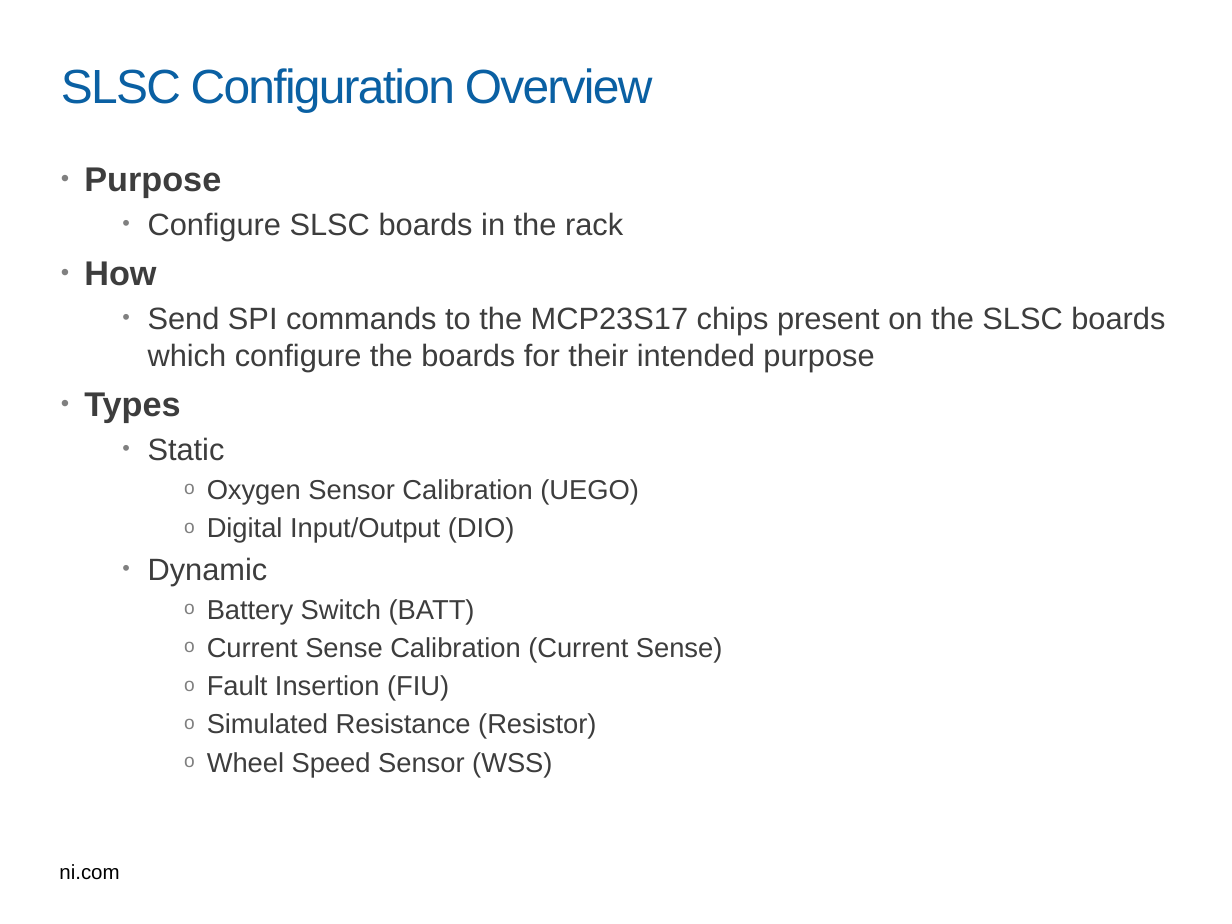
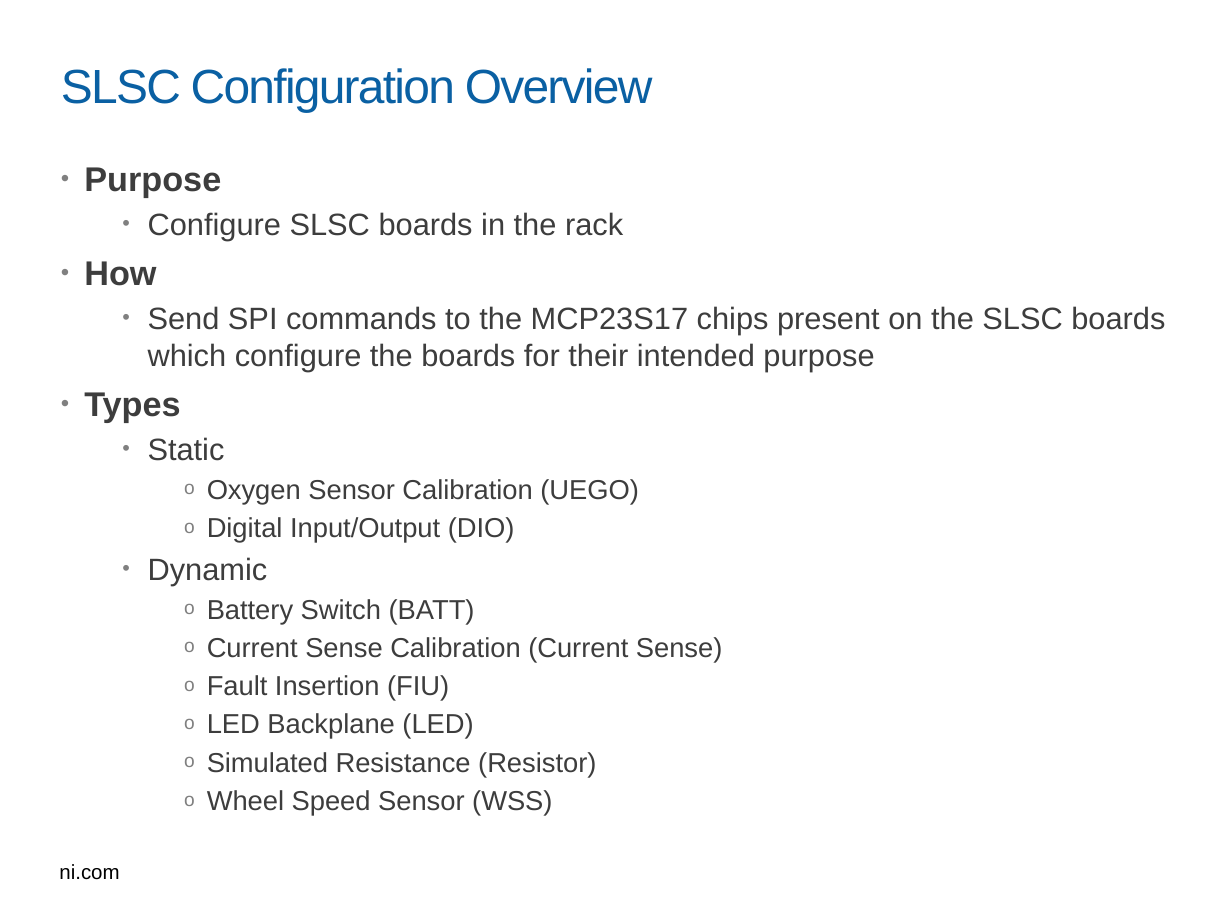
Before and after one commit to NIVeriStandAdd-Ons/DET-SPI-Tool, a slide deck: slide 4 of Documentation/SLSC Configuration Custom Device.pptx. Drawn at 1232x924 pixels with LibreOffice and Linux fonts; fonts in the diff are those of the drawing; background and template pictures are left out. Boxes give left, top, right and bottom in pixels: in the first picture for what was removed or moved away, otherwise in the second. Text is boxed around its words. In the diff, an @@ line names an element or a change of style, - is before the commit and + after.

```diff
--- a/Documentation/SLSC Configuration Custom Device.pptx
+++ b/Documentation/SLSC Configuration Custom Device.pptx
@@ text at box(207, 713, 473, 739): paragraph added @@
+    o LED Backplane (LED)
```
Also in this commit, not shown: 3 other slides changed, 1 slide added, 12 other files.
